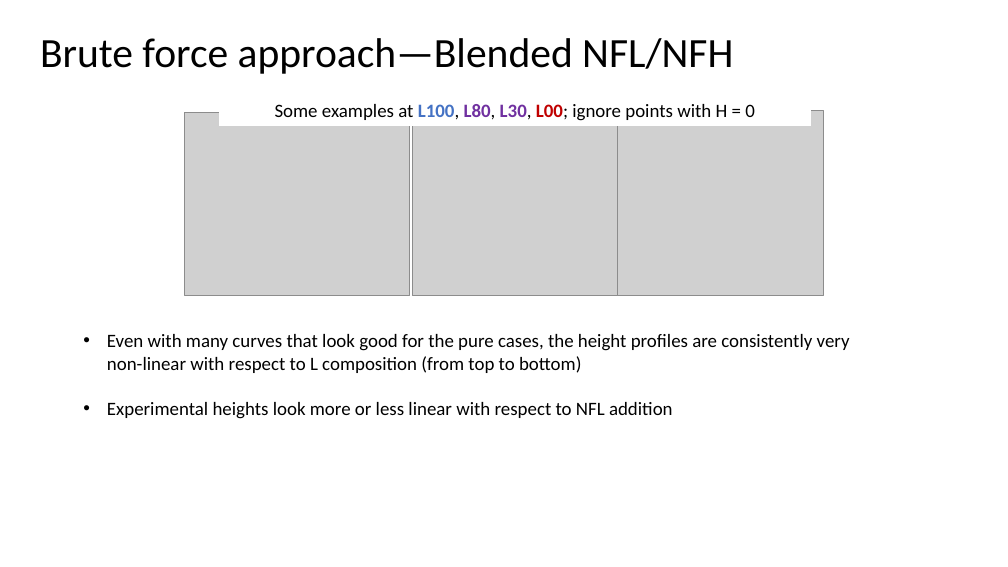
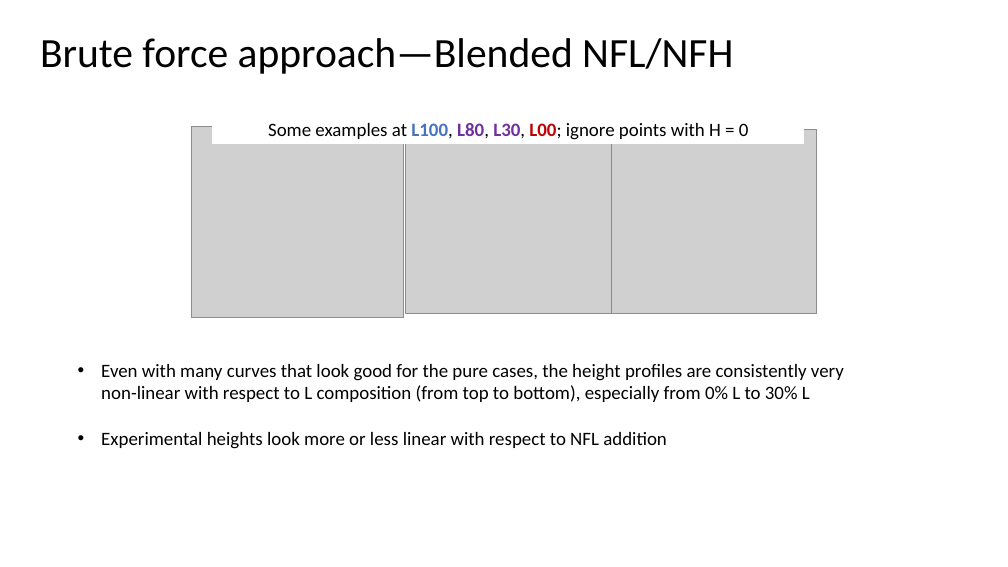
Before and after one commit to tyokokur/presentations, a slide deck: slide 3 of 20230331 EAD Update.pptx. Drawn at 1008x567 pixels with LibreOffice and Linux fonts; fonts in the diff are those of the drawing; grey boxes stand for pictures. Boxes give left, top, right and bottom in pixels: in the first picture for what was removed or moved away, otherwise in the second. Text is boxed around its words. In the diff, an @@ line names an element or a change of style, - is before the commit and + after.

```diff
--- a/20230331 EAD Update.pptx
+++ b/20230331 EAD Update.pptx
@@ 2 pictures, 1 rectangle: place and size @@
-2 pictures, 1 rectangle at bbox=[219, 95, 823, 296]
+2 pictures, 1 rectangle at bbox=[213, 113, 817, 314]
@@ picture: place and size @@
-picture at bbox=[185, 112, 410, 296]
+picture at bbox=[191, 126, 404, 317]
@@ text "Even with many curves that ...": place and size @@
-text "Even with many curves that ..." at bbox=[107, 334, 850, 419]
+text "Even with many curves that ..." at bbox=[101, 364, 844, 449]
@@ text at bbox=[101, 364, 844, 402]: text changed @@
-• Even with many curves that look good for the pure cases, the height profiles are consistently very non-linear with respect to L composition (from top to bottom)
+• Even with many curves that look good for the pure cases, the height profiles are consistently very non-linear with respect to L composition (from top to bottom), especially from 0% L to 30% L
```
Also in this commit, not shown: 2 slides added, 3 slides removed.
